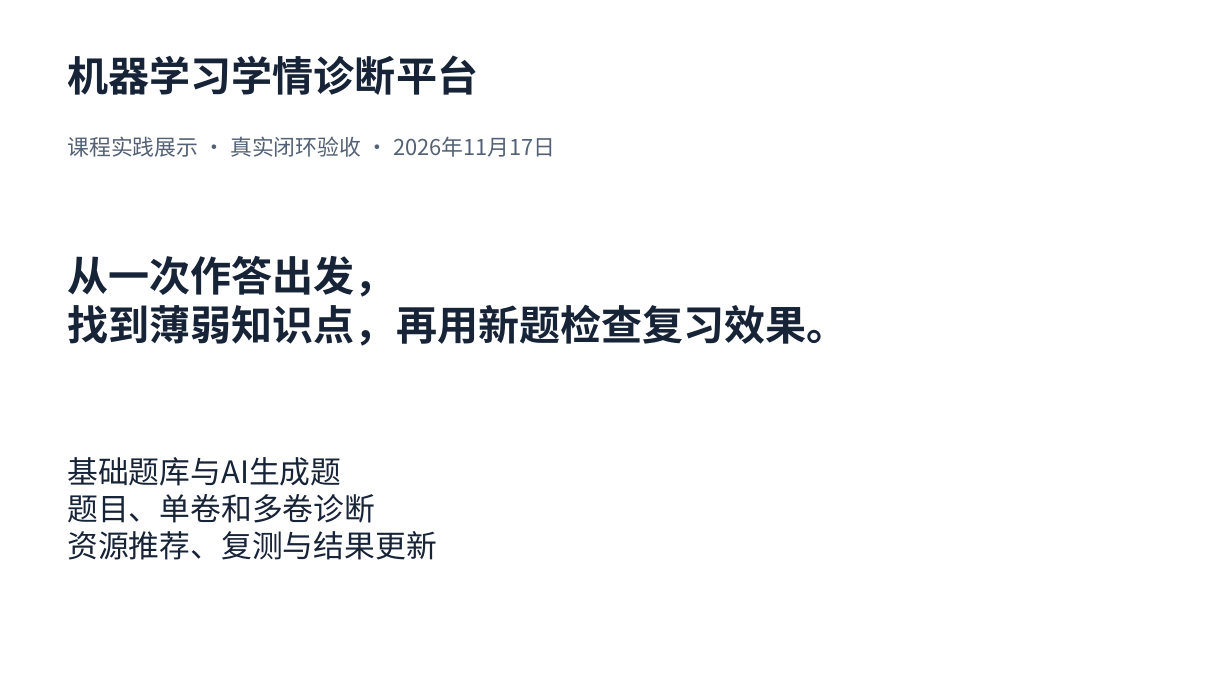
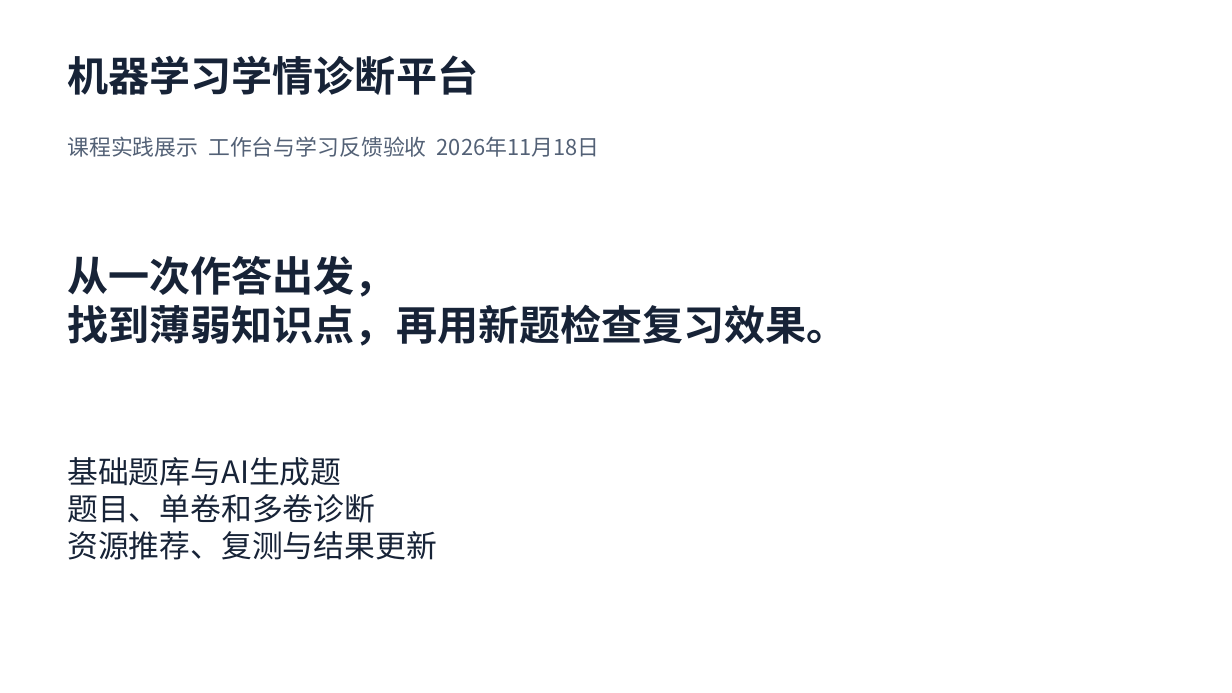
Before and after one commit to ZhuoranLi2007/mlquiz-platform, a slide deck: slide 1 of docs/submission/course_demo.pptx. Drawn at 1232x693 pixels with LibreOffice and Linux fonts; fonts in the diff are those of the drawing. Boxes give left, top, right and bottom in pixels: in the first picture for what was removed or moved away, otherwise in the second. Text is boxed around its words. In the diff, an @@ line names an element or a change of style, - is before the commit and + after.

```diff
--- a/docs/submission/course_demo.pptx
+++ b/docs/submission/course_demo.pptx
@@ text at (x1=67, y1=136, x2=600, y2=157): text changed @@
-课程实践展示 · 真实闭环验收 · 2026年11月17日
+课程实践展示 工作台与学习反馈验收 2026年11月18日
```
Also in this commit, not shown: 5 other slides changed, 26 other files.
